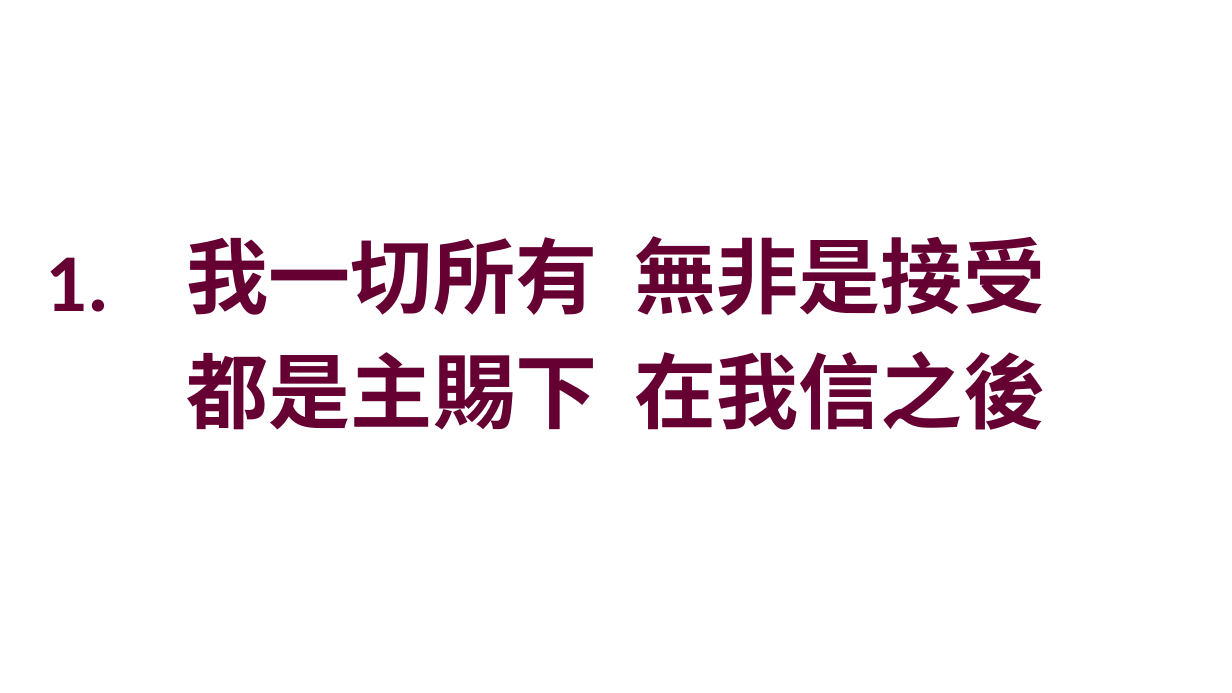
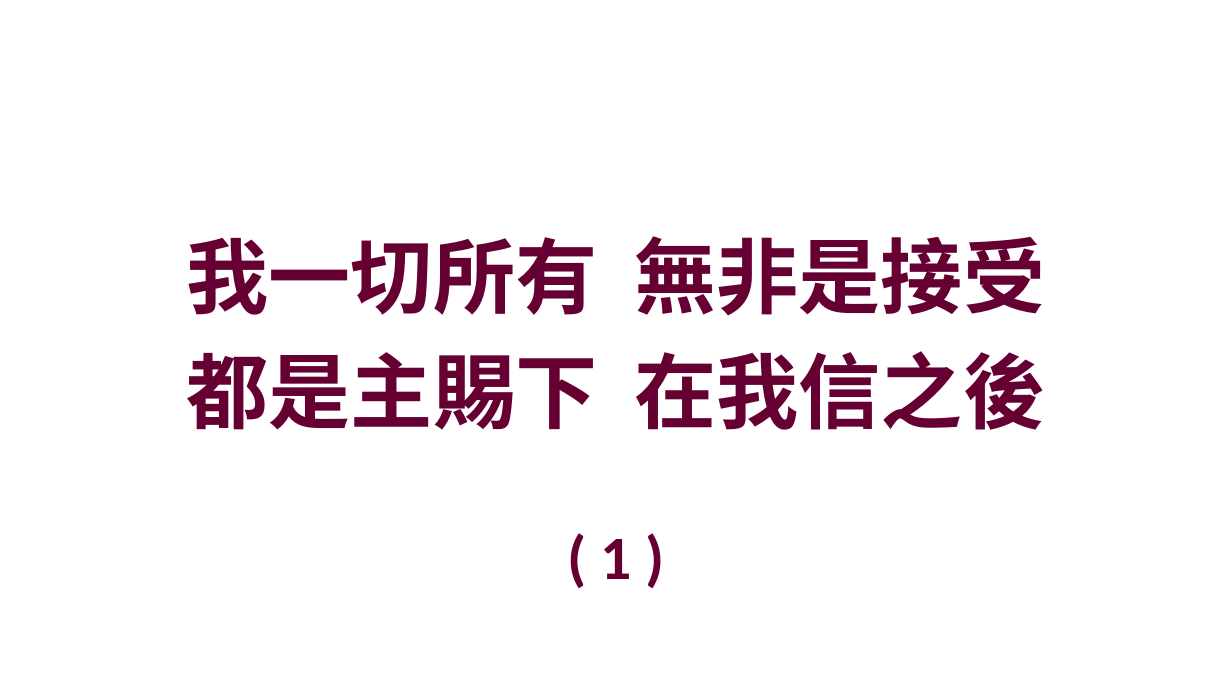
Before and after one commit to batisuoc/other-ppts, a slide deck: slide 24 of 崇拜流程_聖餐禮version.pptx. Drawn at 1232x693 pixels with LibreOffice and Linux fonts; fonts in the diff are those of the drawing; background and template pictures are left out. Boxes give left, top, right and bottom in pixels: in the first picture for what was removed or moved away, otherwise in the second. Text is boxed around its words. In the diff, an @@ line names an element or a change of style, - is before the commit and + after.

```diff
--- a/崇拜流程_聖餐禮version.pptx
+++ b/崇拜流程_聖餐禮version.pptx
@@ text at (600, 539, 631, 579): text changed; size 48 to 36 pt @@
-1.
+( 1 )
```
Also in this commit, not shown: 1 other slide changed, 15 slides removed.
